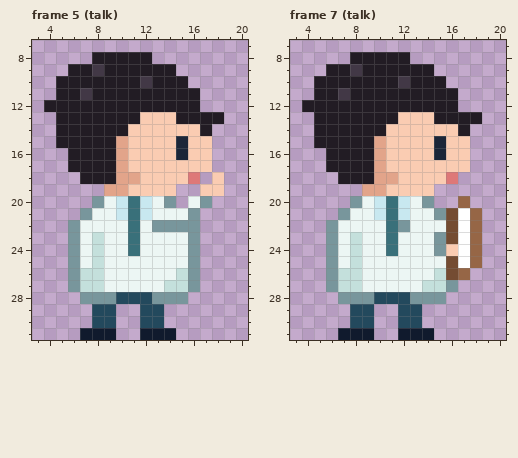
File history of a pixel-art file, Assets/Animations/Story/Doctor.aseprite. The picture above is the old version.
24x32 pixels, 7 frames. Shown: frame 5 (talk): x 3..20, y 7..31; frame 7 (talk): x 3..20, y 7..31. The commit also changed other frames, which this record leaves out.
After the commit:
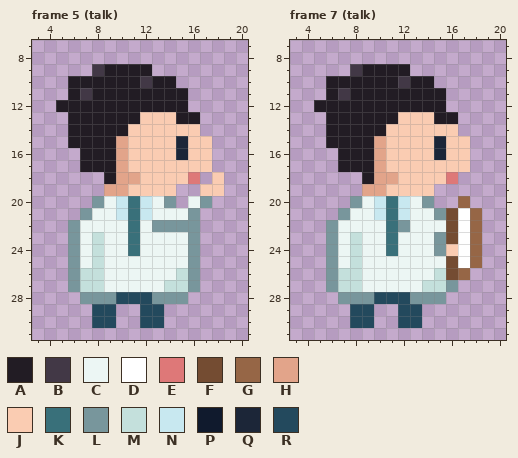
Palette (. is transparent): A #221c24  B #423846  C #ecf6f4  D #ffffff  E #de7878  F #744c32  G #966646  H #e2a48a  J #faccb2  K #39707a  L #78969c  M #c4e0dc  N #c8e8f0  P #101a2d  Q #1c2638  R #23495d
Diff:
--- frame 5 (talk)
@@ x 3..20 @@
  7 ..................
- 8 .....AAAAA........
- 9 ...AABAAAAAA......
-10 ..AAAAAAABAAA.....
-11 ..AABAAAAAAAAA....
-12 .AAAAAAAAAAAAA....
-13 ..AAAAAAAJJJAAAA..
-14 ..AAAAAAJJJJJJA...
-15 ..AAAAAHJJJJQJJ...
-16 ...AAAAHJJJJQJJ...
-17 ...AAAAHJJJJJJJ...
-18 ....AAAHHJJJJE.J..
+ 8 ..................
+ 9 .....BAAAA........
+10 ...AAAAAABAA......
+11 ...ABAAAAAAAA.....
+12 ..AAAAAAAAAAA.....
+13 ...AAAAAAJJJAA....
+14 ...AAAAAJJJJJJ....
+15 ...AAAAHJJJJQJJ...
+16 ....AAAHJJJJQJJ...
+17 ....AAAHJJJJJJJ...
+18 ......AHHJJJJE.J..
 19 ......HHJJJJ..JJ..
@@ x 5..16 @@
 30 ...RR..RR...
-31 ..PPP..PPP..
+31 ............
--- frame 7 (talk)
@@ x 3..20 @@
  7 ..................
- 8 .....AAAAA........
- 9 ...AABAAAAAA......
-10 ..AAAAAAABAAA.....
-11 ..AABAAAAAAAAA....
-12 .AAAAAAAAAAAAA....
-13 ..AAAAAAAJJJAAAA..
-14 ..AAAAAAJJJJJJA...
-15 ..AAAAAHJJJJQJJ...
-16 ...AAAAHJJJJQJJ...
-17 ...AAAAHJJJJJJJ...
-18 ....AAAHHJJJJE....
+ 8 ..................
+ 9 .....BAAAA........
+10 ...AAAAAABAA......
+11 ...ABAAAAAAAA.....
+12 ..AAAAAAAAAAA.....
+13 ...AAAAAAJJJAA....
+14 ...AAAAAJJJJJJ....
+15 ...AAAAHJJJJQJJ...
+16 ....AAAHJJJJQJJ...
+17 ....AAAHJJJJJJJ...
+18 ......AHHJJJJE....
 19 ......HHJJJJ......
@@ x 5..16 @@
 30 ...RR..RR...
-31 ..PPP..PPP..
+31 ............
